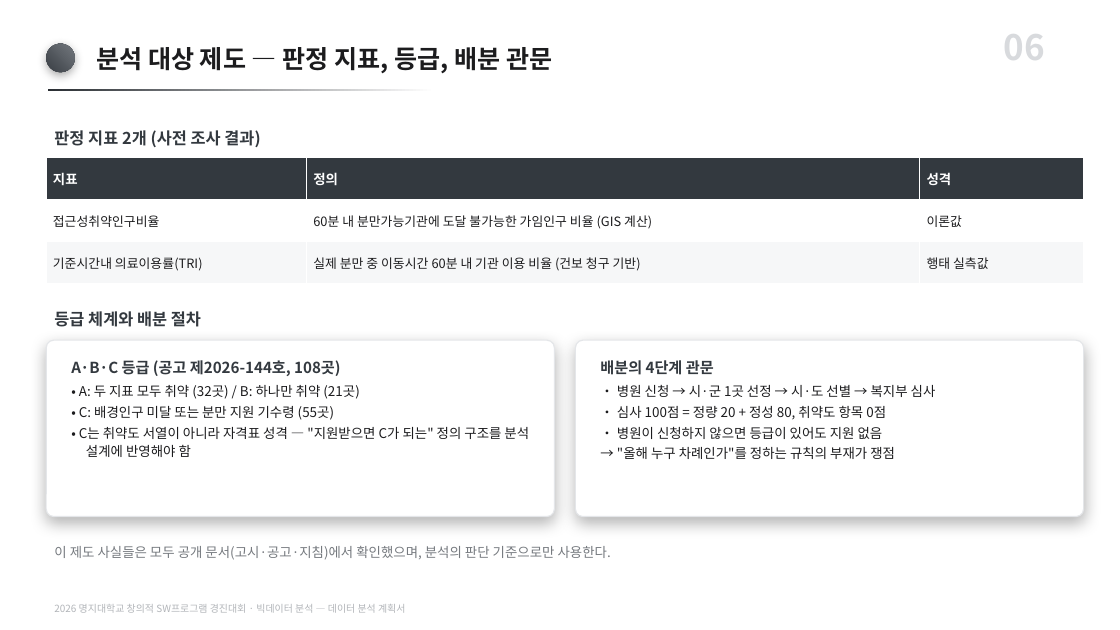
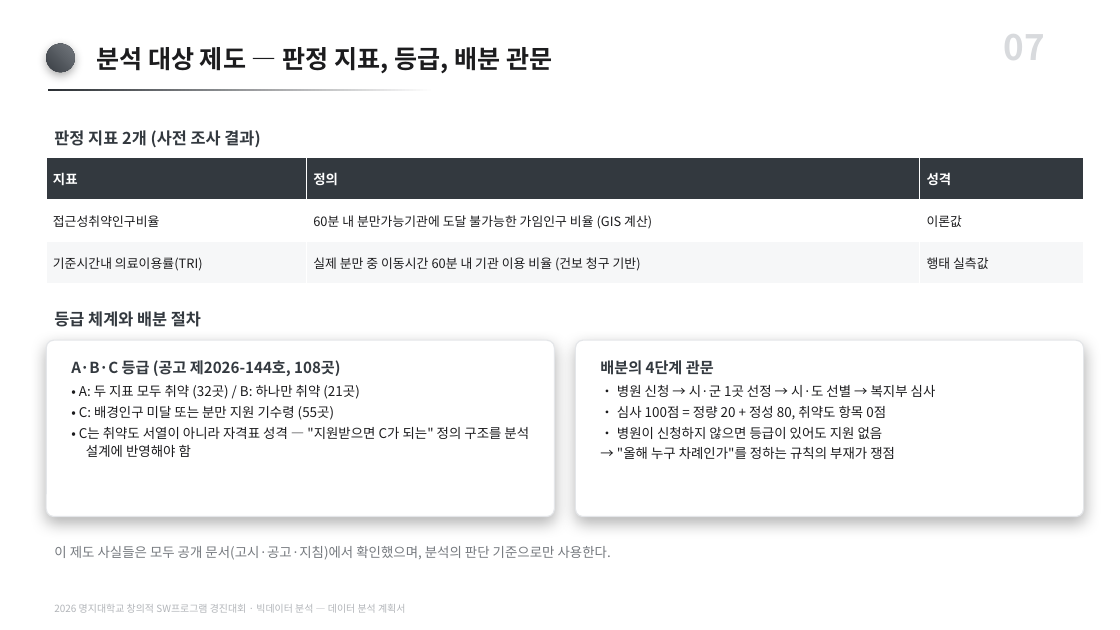
Before and after one commit to karvvan/maternity-care-policy-audit, a slide deck: slide 7 of 05_작업자료/_PPT생성본/데이터분석_계획서.pptx (slide 6 before the commit). Drawn at 1120x630 pixels with LibreOffice and Linux fonts; fonts in the diff are those of the drawing. Boxes give left, top, right and bottom in pixels: in the first picture for what was removed or moved away, otherwise in the second. Text is boxed around its words. In the diff, an @@ line names an element or a change of style, - is before the commit and + after.

```diff
--- a/05_작업자료/_PPT생성본/데이터분석_계획서.pptx
+++ b/05_작업자료/_PPT생성본/데이터분석_계획서.pptx
@@ text at bbox=[1004, 20, 1045, 71]: text changed @@
-06
+07
```
Also in this commit, not shown: 11 other slides changed, 1 slide added, 5 other files.
